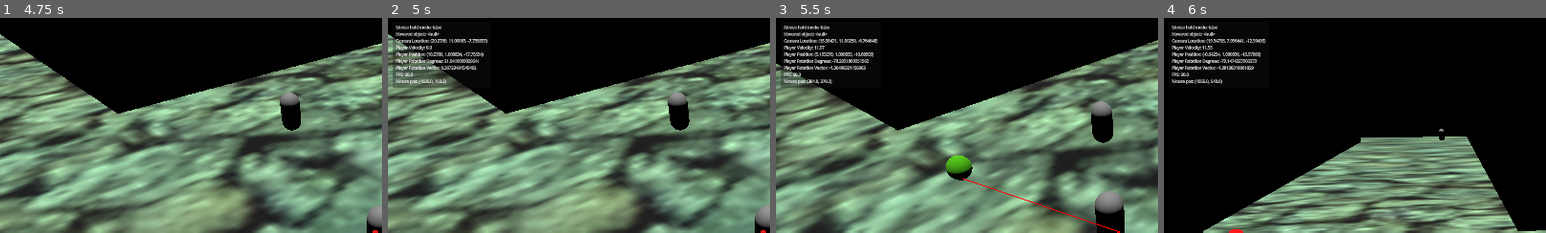
Above: before the commit, frames 1-4 (left to right).
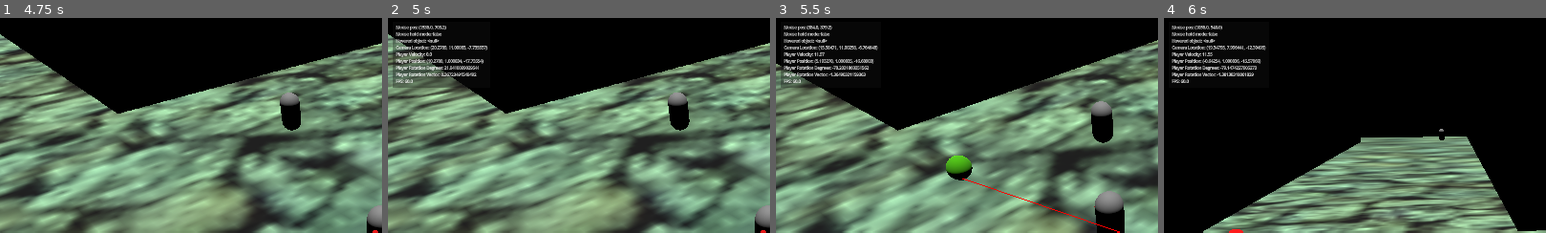
Above: after the commit, the same moments.

Repository: OLIWAPUNK/WSKAZEM
Game: Godot game, scene res://Scenes/UI/MainMenu.tscn
The game is run twice, just before and just after one commit, with the same random seed, the same clock (stepped at 60 frames per second) and the same inputs.
Inputs (mouse positions are % of the whole screen's width and height, from its top left):
- Up to frame 1 (4.75 s): click "Graj" at 0.5 s; tap Enter at 1.25 s; move the mouse to (72, 45) at 1.27 s; press the mouse at (72, 45) at 1.28 s; tap Space at 2 s; move the mouse to (30, 55) at 2.02 s; release the mouse at (30, 55) at 2.03 s; click (30, 55) at 2.1 s; move the mouse to (60, 28) at 2.77 s; press the mouse at (60, 28) at 2.78 s; move the mouse to (45, 70) at 3.52 s; release the mouse at (45, 70) at 3.53 s; click (45, 70) at 3.6 s; move the mouse to (80, 65) at 4.27 s; press the mouse at (80, 65) at 4.28 s
- Up to frame 2 (5 s): tap F1 (debug) at 4.9 s
- Up to frame 3 (5.5 s): move the mouse to (20, 35) at 5.02 s; release the mouse at (20, 35) at 5.03 s; click (20, 35) at 5.1 s
- Up to frame 4 (6 s): move the mouse to (55, 50) at 5.77 s; press the mouse at (55, 50) at 5.78 s
The pictures show only the part of the screen within x 0-50%, y 0-50%; the shares and areas given below are measured in that part.

Frame 1 is identical in both runs. In frame 2, 2.0% of the frame differs, in the area x 2-26%, y 3-31%; in frame 3, 2.0%; in frame 4, 2.1%, in the area x 2-27%, y 3-31%.

Commit message:
move debug property

Diff:
--- a/Scripts/Navigation/PointerManager.gd
+++ b/Scripts/Navigation/PointerManager.gd
@@ -75,5 +75,6 @@
 		hovered_object = null
 
 func _physics_process(_delta: float) -> void:
+	Global.debug.add_debug_property("Mouse pos", get_viewport().get_mouse_position(), 1)
 	Global.debug.add_debug_property("Mouse hold mode", hold_mouse_movements, 1)
 	Global.debug.add_debug_property("Hovered object", hovered_object, 1)
--- a/Scripts/UI/DebugManager.gd
+++ b/Scripts/UI/DebugManager.gd
@@ -5,8 +5,6 @@
 
 @onready var debug_ui: Control = $".."
 @onready var container = $'../PanelContainer/VBoxContainer'
-
-
 
 func _ready() -> void:
 
@@ -16,8 +14,6 @@
 func _process(_delta: float) -> void:
 
 	add_debug_property("FPS", Engine.get_frames_per_second(), 60)
-	add_debug_property("Mouse pos", get_viewport().get_mouse_position(), 1)
-
 
 func _input(event: InputEvent):
 
